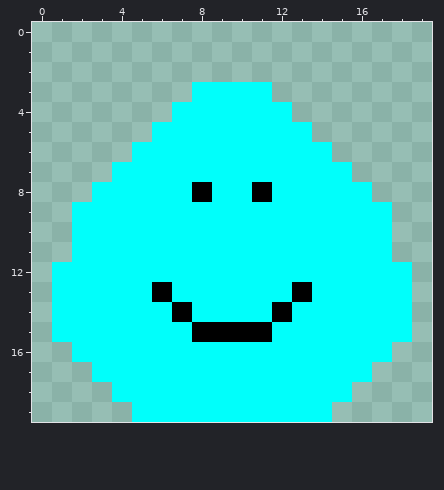
Pixel-art sprite -- icon.png. The first picture shows the starting point.
The file is 20x20 pixels. Pixels under 10% opacity are left out.
Once edited:
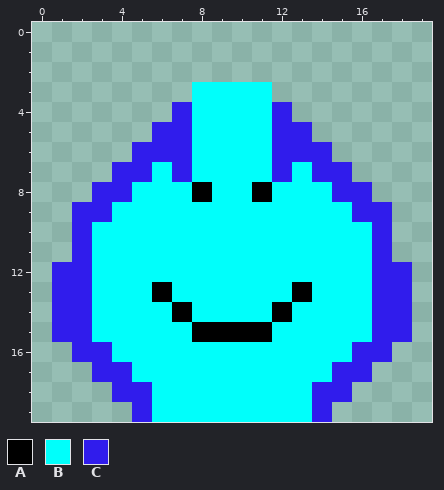
Palette (. is transparent): A #000000  B #00fffb  C #301cec
From old to new:
Changed rows in their new state; - is an unchanged pixel.
first column x 1:
 4 ------C----C------
 5 -----CC----CC-----
 6 ----CCC----CCC----
 7 ---CC-C----C-CC---
 8 --CC----------CC--
 9 -CC------------CC-
10 -C--------------C-
11 -C--------------C-
12 CC--------------CC
13 CC--------------CC
14 CC--------------CC
15 CC--------------CC
16 -CC------------CC-
17 --CC----------CC--
18 ---CC--------CC---
19 ----C--------C----
